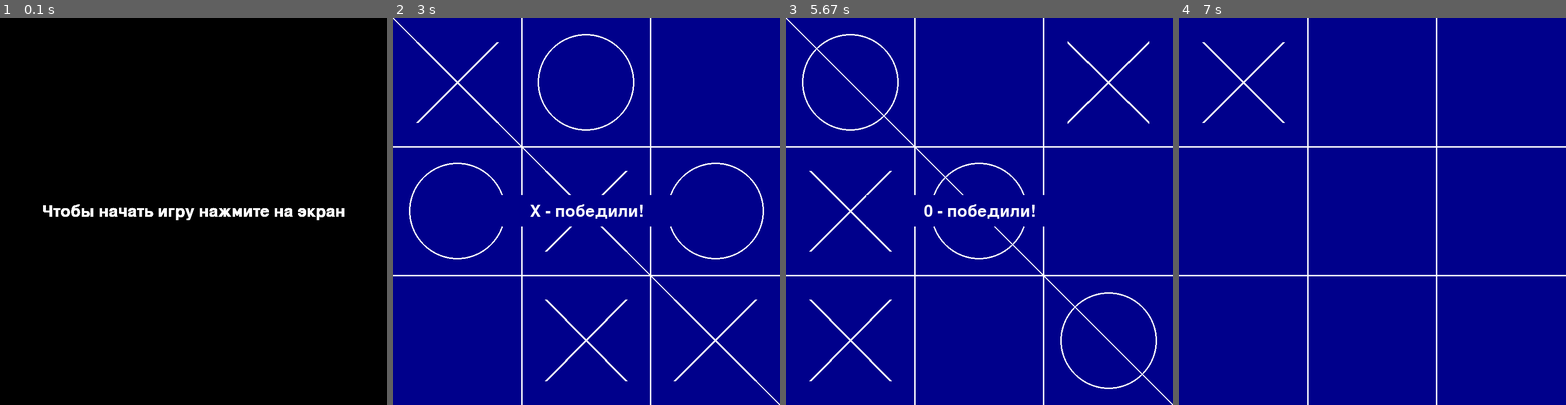
Above: before the commit, frames 1-4 (left to right).
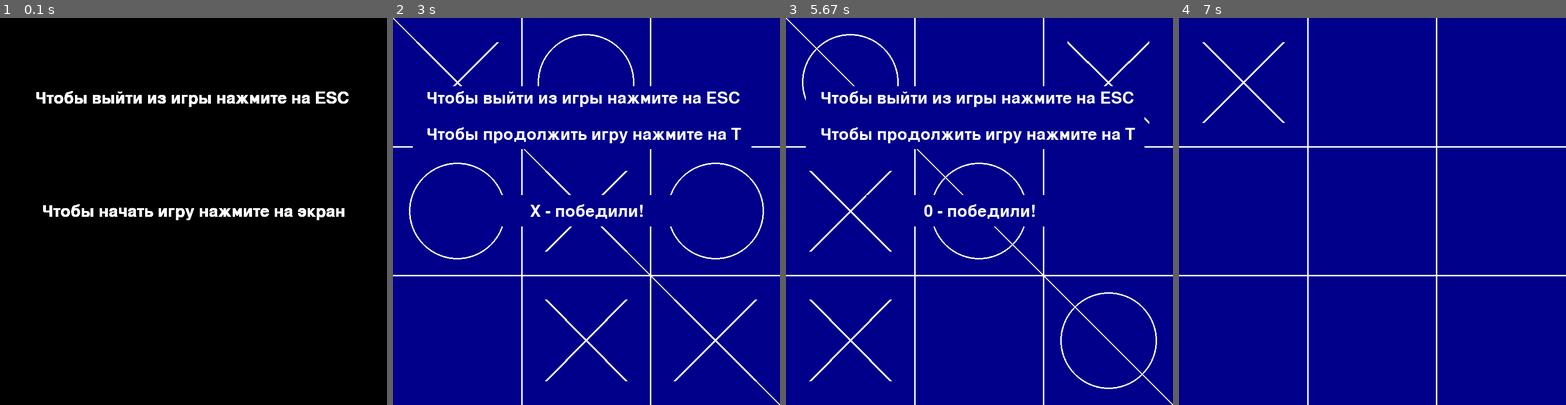
Above: after the commit, the same moments.

Repository: VideoDanilka/PyGame_Project
Game: pygame game, started from main_project.py
Two runs of this game, one before a commit and one after it. Both use one fixed random seed, a clock stepped at 60 frames per second and the inputs below.
Inputs (mouse positions are in pixels of both pictures, inside the frame that each line leads up to):
- Up to frame 1 (0.1 s): no input
- Up to frame 2 (3 s): click (586, 211) at 0.38 s; click (586, 238) at 0.72 s; click (466, 153) at 1.05 s; click (729, 346) at 1.38 s; click (594, 79) at 1.72 s; click (567, 312) at 2.05 s; click (687, 273) at 2.38 s; click (458, 83) at 2.72 s
- Up to frame 3 (5.67 s): tap T at 3.5 s; click (1060, 141) at 3.88 s; click (867, 137) at 4.22 s; click (886, 281) at 4.55 s; click (1118, 300) at 4.88 s; click (894, 180) at 5.22 s; click (979, 211) at 5.55 s
- Up to frame 4 (7 s): tap T at 6.33 s; click (1279, 110) at 6.72 s

The runs differ from the first frame. In frame 1, 1.1% of the frame differs, in the area x 9-91%, y 18-23%; in frame 2, 2.8%, in the area x 5-93%, y 17-34%; in frame 3, 2.7%; in frame 4, nothing differs.

Commit message:
commit228

Diff:
--- a/main_project.py
+++ b/main_project.py
@@ -354,6 +354,20 @@
                         textRectObj = textSurfaceObj.get_rect()
                         textRectObj.center = (w // 2, h // 2)
                         screen.blit(textSurfaceObj, textRectObj)
+                        pygame.draw.rect(screen, pygame.Color('blue4'),
+                                         pygame.Rect(w // 3 - 225, h // 3 - 60, w // 2 + 300,
+                                                     h // 10 - 15))
+                        textSurfaceObj2 = fontObj.render('Чтобы продолжить игру нажмите на T', True, 'white')
+                        textRectObj2 = textSurfaceObj.get_rect()
+                        textRectObj2.center = (w // 3 - 80, h // 3 - 25)
+                        screen.blit(textSurfaceObj2, textRectObj2)
+                        pygame.draw.rect(screen, pygame.Color('blue4'),
+                                         pygame.Rect(w // 3 - 225, h // 3 - 125, w // 2 + 300,
+                                                     h // 10 - 15))
+                        textSurfaceObj3 = fontObj.render('Чтобы выйти из игры нажмите на ESC', True, 'white')
+                        textRectObj3 = textSurfaceObj.get_rect()
+                        textRectObj3.center = (w // 3 - 80, h // 3 - 100)
+                        screen.blit(textSurfaceObj3, textRectObj3)
                     else:
                         pygame.draw.rect(screen, pygame.Color('blue4'),
                                          pygame.Rect(w // 3 - 100, h // 3 + 100, w // 2 + 60,
@@ -363,6 +377,20 @@
                         textRectObj = textSurfaceObj.get_rect()
                         textRectObj.center = (w // 2, h // 2)
                         screen.blit(textSurfaceObj, textRectObj)
+                        pygame.draw.rect(screen, pygame.Color('blue4'),
+                                         pygame.Rect(w // 3 - 225, h // 3 - 60, w // 2 + 300,
+                                                     h // 10 - 15))
+                        textSurfaceObj2 = fontObj.render('Чтобы продолжить игру нажмите на T', True, 'white')
+                        textRectObj2 = textSurfaceObj.get_rect()
+                        textRectObj2.center = (w // 3 - 80, h // 3 - 25)
+                        screen.blit(textSurfaceObj2, textRectObj2)
+                        pygame.draw.rect(screen, pygame.Color('blue4'),
+                                         pygame.Rect(w // 3 - 225, h // 3 - 125, w // 2 + 300,
+                                                     h // 10 - 15))
+                        textSurfaceObj3 = fontObj.render('Чтобы выйти из игры нажмите на ESC', True, 'white')
+                        textRectObj3 = textSurfaceObj.get_rect()
+                        textRectObj3.center = (w // 3 - 80, h // 3 - 100)
+                        screen.blit(textSurfaceObj3, textRectObj3)
                 if b == 9 and not win:
                     pygame.draw.rect(screen, pygame.Color('blue4'),
                                      pygame.Rect(w // 3 - 15, h // 3 + 100, w // 2 - 100, h // 10 - 15))
@@ -371,11 +399,29 @@
                     textRectObj = textSurfaceObj.get_rect()
                     textRectObj.center = (w // 2, h // 2)
                     screen.blit(textSurfaceObj, textRectObj)
+                    pygame.draw.rect(screen, pygame.Color('blue4'),
+                                     pygame.Rect(w // 3 - 225, h // 3 - 60, w // 2 + 300,
+                                                 h // 10 - 15))
+                    textSurfaceObj2 = fontObj.render('Чтобы продолжить игру нажмите на T', True, 'white')
+                    textRectObj2 = textSurfaceObj.get_rect()
+                    textRectObj2.center = (w // 3 - 80, h // 3 - 25)
+                    screen.blit(textSurfaceObj2, textRectObj2)
+                    pygame.draw.rect(screen, pygame.Color('blue4'),
+                                     pygame.Rect(w // 3 - 225, h // 3 - 125, w // 2 + 300,
+                                                 h // 10 - 15))
+                    textSurfaceObj3 = fontObj.render('Чтобы выйти из игры нажмите на ESC', True, 'white')
+                    textRectObj3 = textSurfaceObj.get_rect()
+                    textRectObj3.center = (w // 3 - 80, h // 3 - 100)
+                    screen.blit(textSurfaceObj3, textRectObj3)
         else:
             fontObj = pygame.font.Font(None, 50)
             textSurfaceObj = fontObj.render('Чтобы начать игру нажмите на экран', True, 'white')
             textRectObj = textSurfaceObj.get_rect()
             textRectObj.center = (w // 2, h // 2)
             screen.blit(textSurfaceObj, textRectObj)
+            textSurfaceObj2 = fontObj.render('Чтобы выйти из игры нажмите на ESC', True, 'white')
+            textRectObj2 = textSurfaceObj.get_rect()
+            textRectObj2.center = (w // 3 + 120, h // 3 - 100)
+            screen.blit(textSurfaceObj2, textRectObj2)
         pygame.display.flip()
     pygame.quit()
